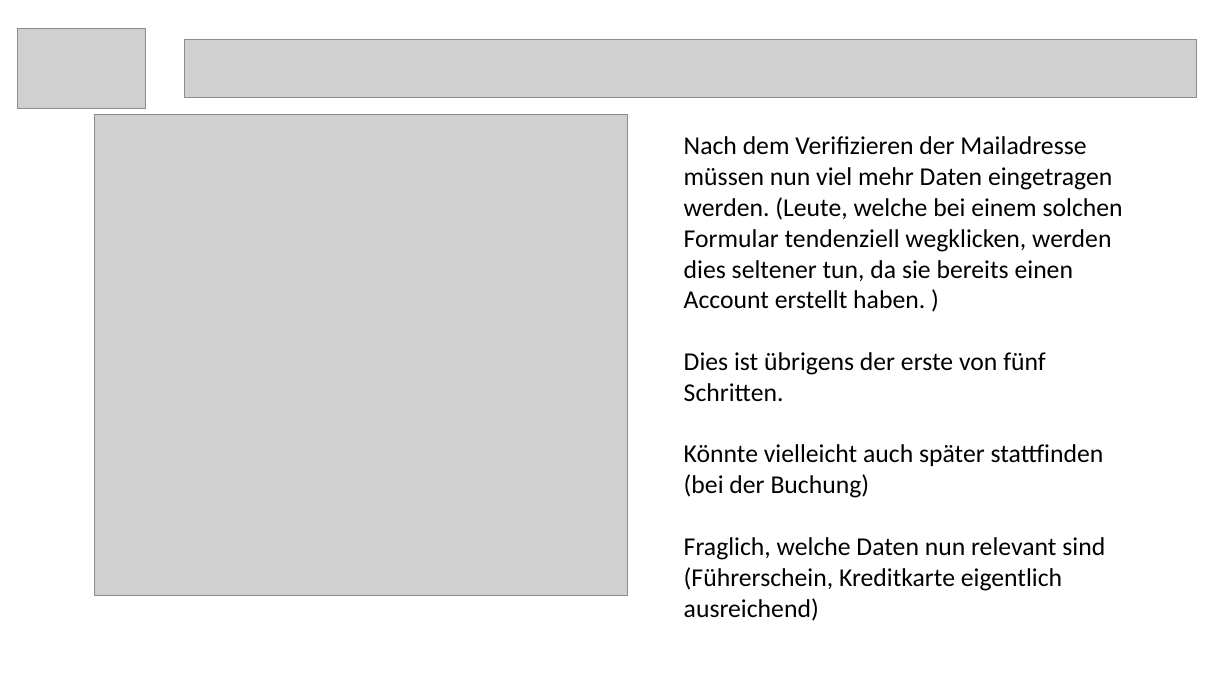
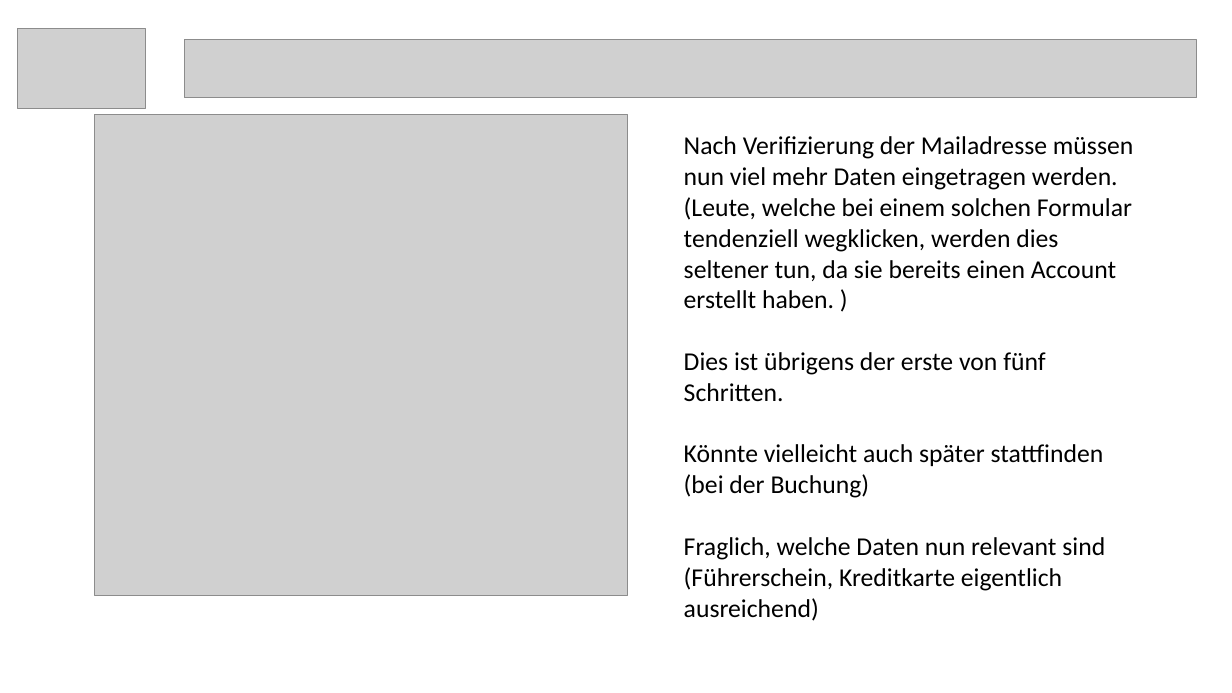
Before and after one commit to christopherchristensen/summaries, a slide deck: slide 5 of usab/Konkurenzanalyse.pptx. Drawn at 1232x693 pixels with LibreOffice and Linux fonts; fonts in the diff are those of the drawing; grey boxes stand for pictures. Boxes give left, top, right and bottom in pixels: in the first picture for what was removed or moved away, otherwise in the second. Text is boxed around its words. In the diff, an @@ line names an element or a change of style, - is before the commit and + after.

```diff
--- a/usab/Konkurenzanalyse.pptx
+++ b/usab/Konkurenzanalyse.pptx
@@ text at (684,136,1133,308): text changed @@
-Nach dem Verifizieren der Mailadresse müssen nun viel mehr Daten eingetragen werden. (Leute, welche bei einem solchen Formular tendenziell wegklicken, werden dies seltener tun, da sie bereits einen Account erstellt haben. )
+Nach Verifizierung der Mailadresse müssen nun viel mehr Daten eingetragen werden. (Leute, welche bei einem solchen Formular tendenziell wegklicken, werden dies seltener tun, da sie bereits einen Account erstellt haben. )
```
